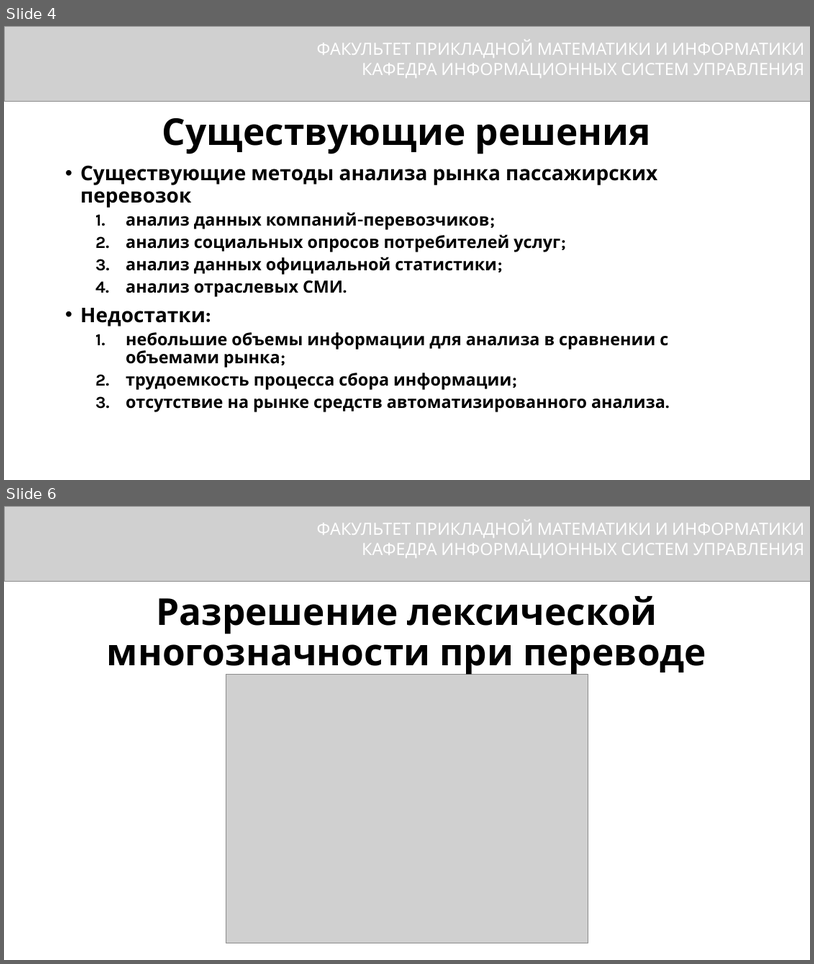
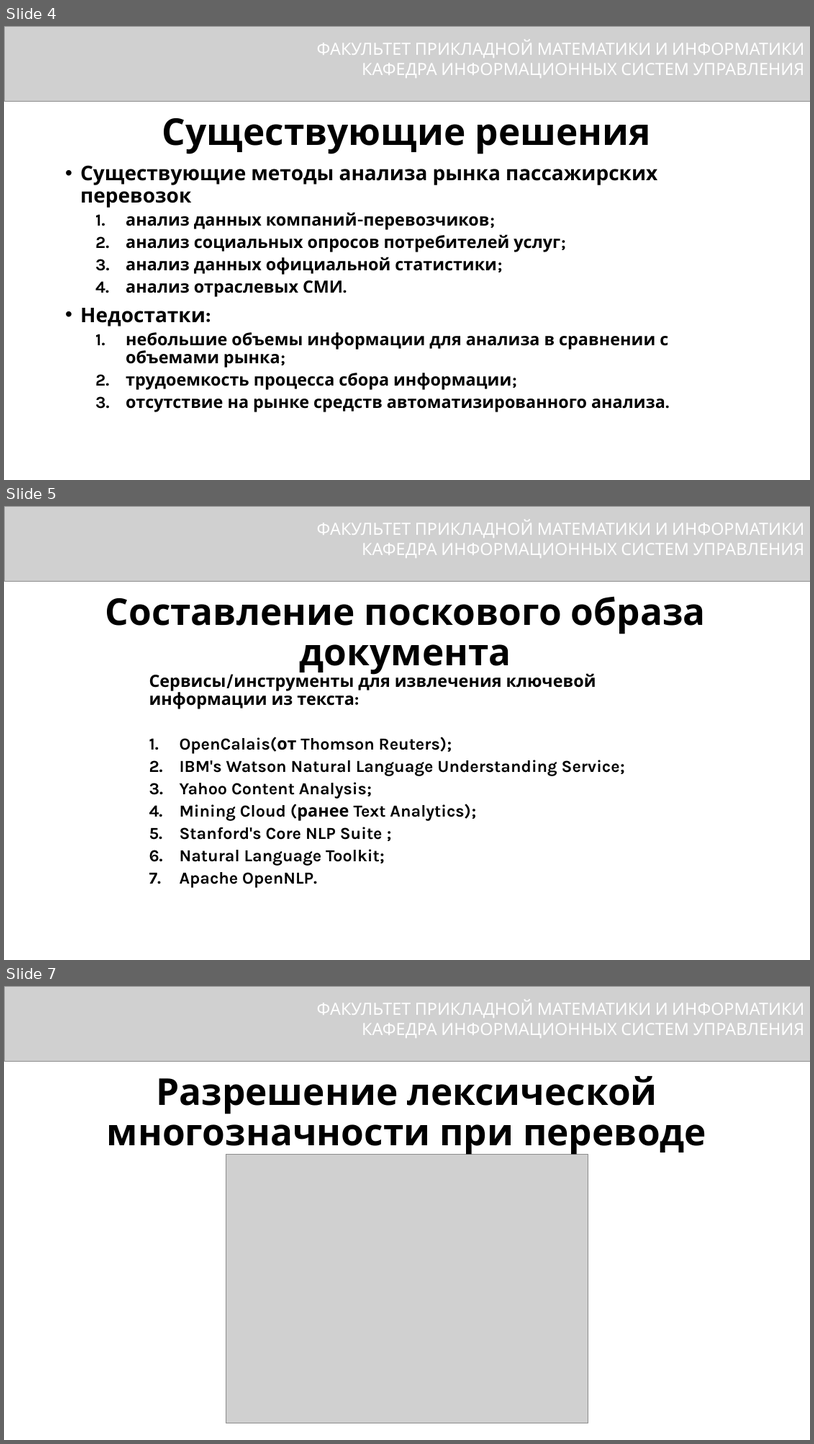
Before and after one commit to DimkaFPM/diplom, a slide deck: presentetion.pptx. Shown one above the other, each under a label of ours: slides 4 and 6 before the commit, slides 4, 5 and 7 after it; the slides between them are not shown. The pictures are 814x964 and 814x1444 pixels, drawn with LibreOffice and Linux fonts; fonts in the diff are those of the drawing; grey boxes stand for pictures. Boxes give left, top, right and bottom in pixels: in the first picture for what was removed or moved away, otherwise in the second. Text is boxed around its words. In the diff, an @@ line names an element or a change of style, - is before the commit and + after.

```diff
--- a/presentetion.pptx
+++ b/presentetion.pptx
@@ slide 5 added at [4, 506, 810, 960], background #FFFFFF @@
@@ picture added at [4, 506, 810, 581] @@
@@ text added at [317, 520, 805, 558], 20 pt, text #FFFFFF @@
+ФАКУЛЬТЕТ ПРИКЛАДНОЙ МАТЕМАТИКИ И ИНФОРМАТИКИ
+КАФЕДРА ИНФОРМАЦИОННЫХ СИСТЕМ УПРАВЛЕНИЯ
@@ text added at [106, 596, 706, 674], 44 pt, text #000000, bold @@
+Составление поскового образа документа
@@ text added at [149, 671, 625, 865], 20 pt, text #000000, bold @@
+  Сервисы/инструменты для извлечения ключевой информации из текста:
+  1. OpenCalais(от Thomson Reuters);
+  2. IBM's Watson Natural Language Understanding Service;
+  3. Yahoo Content Analysis;
+  4. Mining Cloud (ранее Text Analytics);
+  5. Stanford's Core NLP Suite ;
+  6. Natural Language Toolkit;
+  7. Apache OpenNLP.
@@ what was slide 6 is now slide 7 @@
```
Also in this commit, not shown: 1 other slide added, 1 slide removed.
